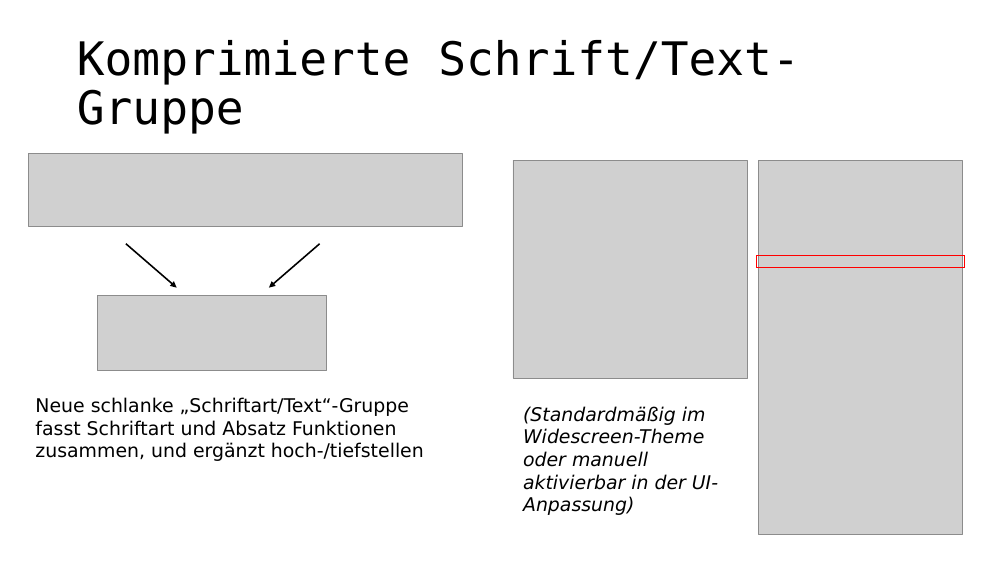
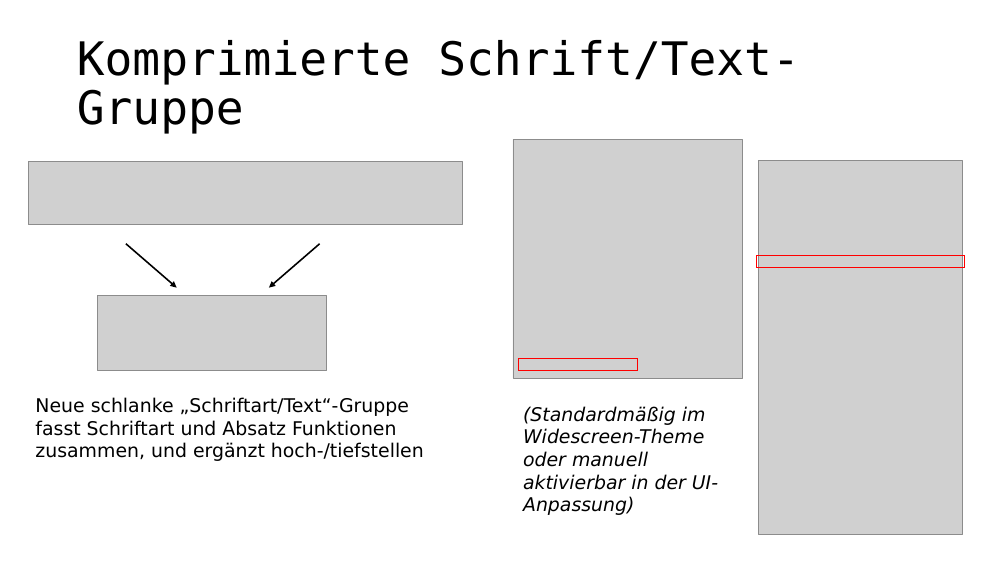
Before and after one commit to pyro-team/bkt-toolbox, a slide deck: slide 9 of documentation/Changelog.pptx (slide 10 before the commit). Drawn at 1008x567 pixels with LibreOffice and Linux fonts; fonts in the diff are those of the drawing; grey boxes stand for pictures. Boxes give left, top, right and bottom in pixels: in the first picture for what was removed or moved away, otherwise in the second. Text is boxed around its words. In the diff, an @@ line names an element or a change of style, - is before the commit and + after.

Commit message:
updated screenshot

```diff
--- a/documentation/Changelog.pptx
+++ b/documentation/Changelog.pptx
@@ picture: place and size @@
-picture at box(513, 160, 747, 378)
+picture at box(513, 139, 742, 378)
@@ picture: place and size @@
-picture at box(28, 154, 463, 226)
+picture at box(28, 161, 463, 225)
@@ rectangle added at box(519, 358, 637, 371), outline #FF0000 1 pt @@
```
Also in this commit, not shown: 6 other slides changed, 1 slide added.
